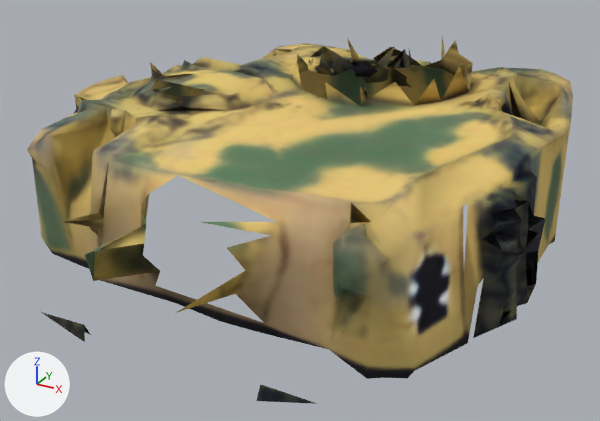
Two versions of the OBJ model unity/Assets/_Game/Resources/Models/pz4_turret.obj, one commit apart.
Before and after are seen from a 50 mm lens placed at (1.98, -3.93, 1.89), pointed at (0.04, -0.4, 0.13). Arrows for +X, +Y and +Z are at lower left; the lights stay in place. The first picture is the older version. Where no turn or scale is listed for an object, it has been applied to the vertices. Vertices at exactly the same position are counted once.

Before the edit, the objects in view are built like this:
```python
me_pz4_turret = bpy.data.meshes.new('pz4_turret')
me_pz4_turret.from_pydata(...)  # 801 vertices, 1505 faces; spans x -1.36..1.33, y -1.8..1.3, z -0.04..0.91
me_pz4_turret.polygons.foreach_set('use_smooth', [True] * 1505)
me_pz4_turret.materials.append(mat_pz4_turret)  # picture img_pz4_png
ob_pz4_turret = bpy.data.objects.new('pz4_turret', me_pz4_turret)
ob_pz4_turret.location = (0.0, 0.0, 0.0)
```
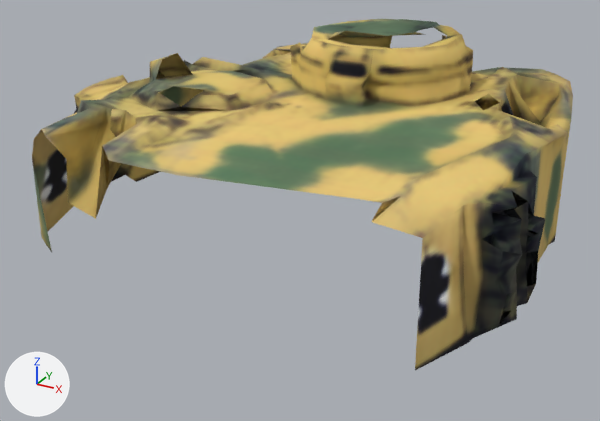
Where the change shows, as pixel boxes (x1, y1, x2, y2) in the pictures (600 x 421 px):
'pz4_turret', reshaped
    before: (27, 38, 573, 404)
    after: (32, 19, 573, 370)
part 1 of me_pz4_turret, deleted
    before: (257, 384, 317, 404)
part 2 of me_pz4_turret, deleted
    before: (41, 312, 91, 342)
part 3 of me_pz4_turret, cut back
    before: (27, 130, 545, 379)
    after: (96, 148, 545, 343)
part 4 of me_pz4_turret, built on
    before: (80, 46, 521, 118)
    after: (80, 19, 521, 118)

What the commit changed:
me_pz4_turret is used by ob_pz4_turret; location (0.0, 0.0, 0.0).
me_pz4_turret had 801 vertices, 1505 faces and spanned x -1.36..1.33, y -1.8..1.3, z -0.04..0.91.
me_pz4_turret now has 748 vertices, 1434 faces and spans x -1.36..1.33, y -1.31..1.3, z -0.04..1.02.
me_pz4_turret part 1: the loose piece of 4 vertices spanning x 0.58..0.85, y -1.77..-1.72, z -0.01..0.06 is deleted.
me_pz4_turret part 2: the loose piece of 4 vertices spanning x -0.49..-0.23, y -1.77..-1.71, z -0.01..0.06 is deleted.
Part 3, on me_pz4_turret:
90 vertices are removed from x -0.96..1.03, y -1.8..-1.21, z -0.04..0.64.
207 faces are deleted.
42 new faces join them.
Part 4, on me_pz4_turret:
7 vertices are removed from x -0.81..0.2, y -0.78..0.64, z 0.75..0.84.
97 faces are deleted.
52 vertices are added at x -0.76..0.66, y -0.48..0.66, z 0.81..1.02.
195 new faces join them.
